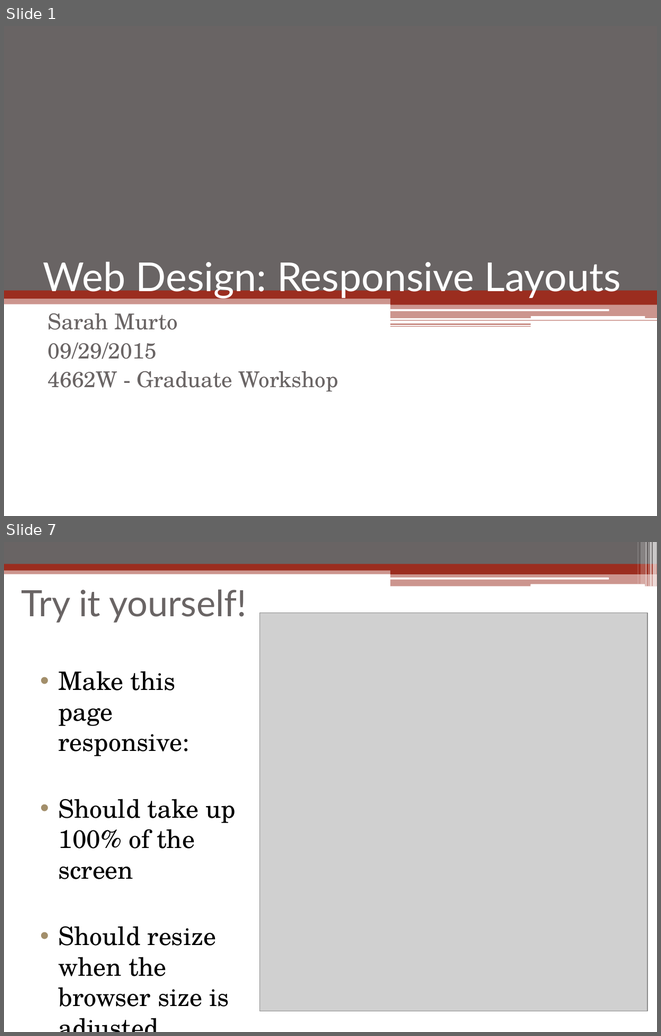
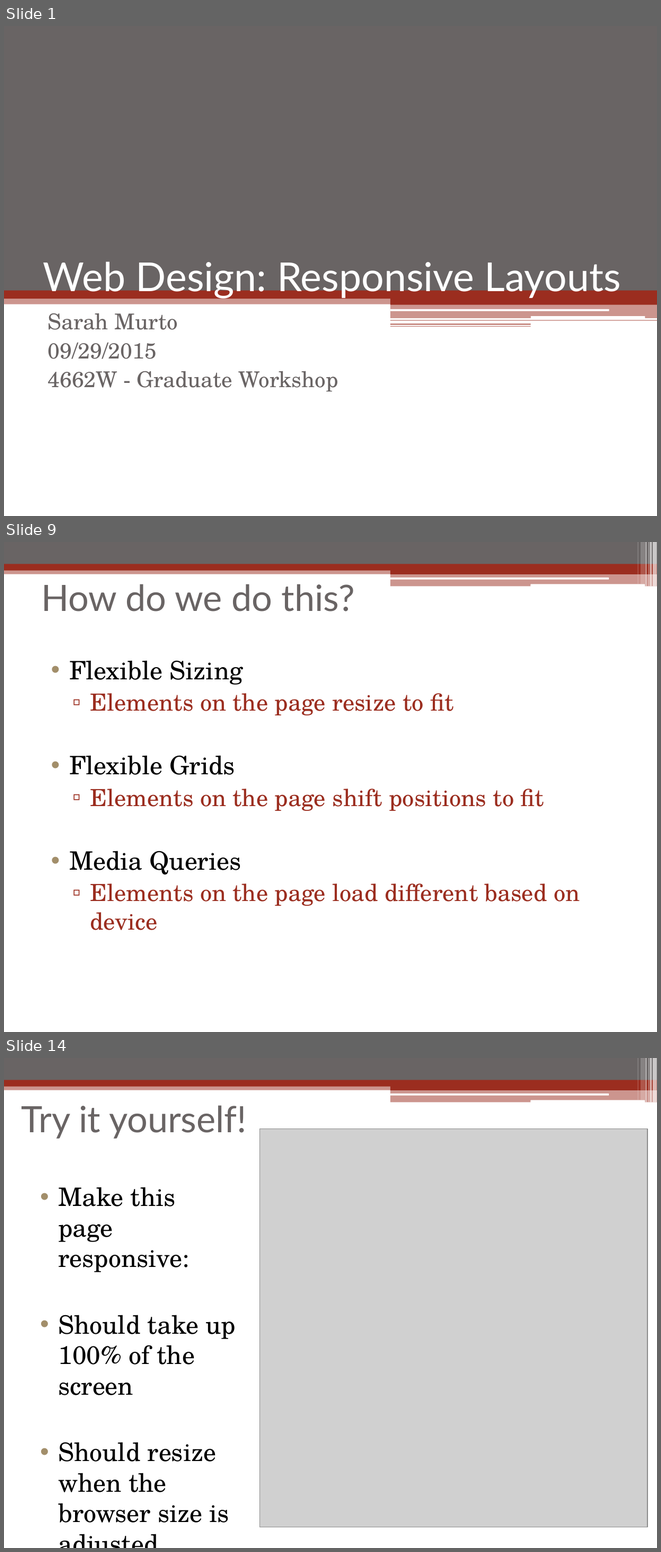
Before and after one commit to linuxbo/WriteDigTech, a slide deck: Workshop/Workshop_Sarah_Murto.pptx. Shown one above the other, each under a label of ours: slides 1 and 7 before the commit, slides 1, 9 and 14 after it; the slides between them are not shown. The pictures are 661x1036 and 661x1552 pixels, drawn with LibreOffice and Linux fonts; fonts in the diff are those of the drawing; grey boxes stand for pictures. Boxes give left, top, right and bottom in pixels: in the first picture for what was removed or moved away, otherwise in the second. Text is boxed around its words. In the diff, an @@ line names an element or a change of style, - is before the commit and + after.

```diff
--- a/Workshop/Workshop_Sarah_Murto.pptx
+++ b/Workshop/Workshop_Sarah_Murto.pptx
@@ slide 9 added at <box>4,542,657,1032</box>, background #FFFFFF; not listed: 13 template elements that a slide beside it also shows @@
@@ title added at <box>41,584,355,611</box>, 40 pt, text #696464 @@
+How do we do this?
@@ text added at <box>69,660,580,930</box>, 26 pt, text #9B2D1F @@
+• Flexible Sizing
+  ▫ Elements on the page resize to fit
+• Flexible Grids
+  ▫ Elements on the page shift positions to fit
+• Media Queries
+  ▫ Elements on the page load different based on device
@@ what was slide 7 is now slide 14 @@
```
Also in this commit, not shown: 5 slides changed, 10 other slides added, 5 slides removed, 1 other file.
